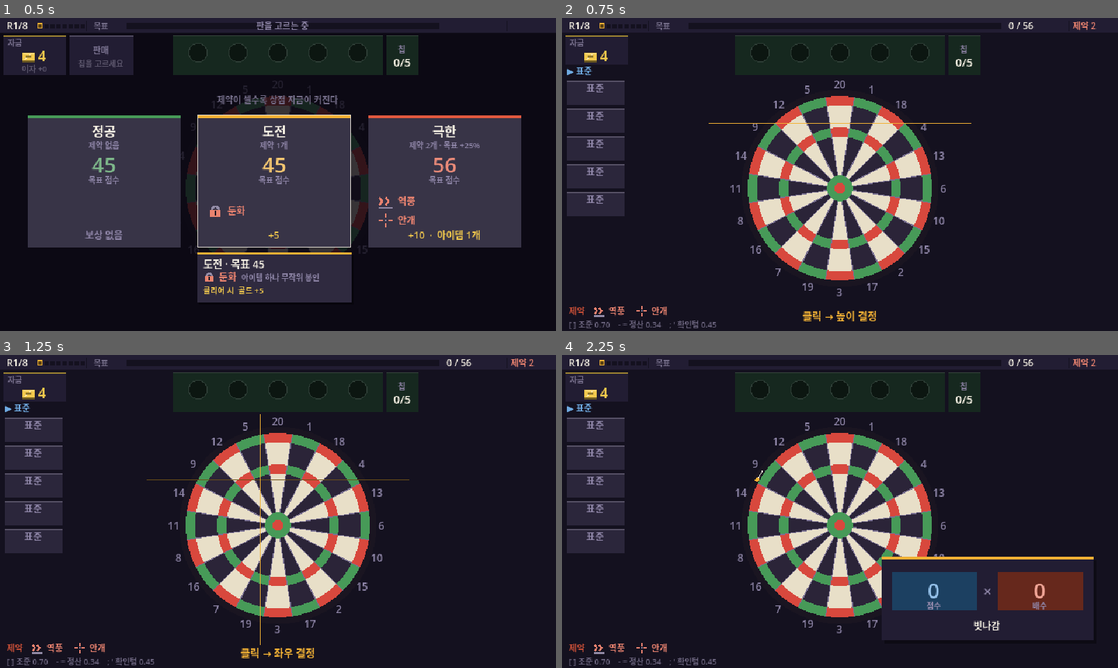
Above: before the commit, frames 1-4 (two rows, left to right).
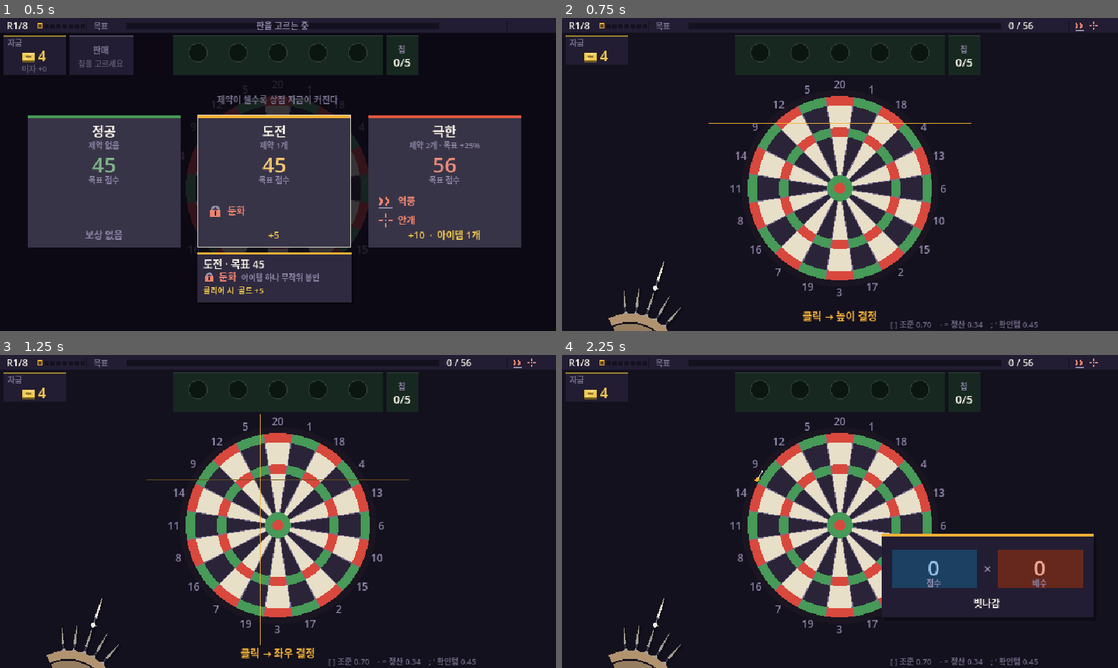
Above: after the commit, the same moments.

Repository: GGbong69/test-03
Game: Godot game, scene res://scenes/main.tscn
Two runs of this game, one before a commit and one after it. Both use one fixed random seed, a clock stepped at 60 frames per second and the inputs below.
Inputs (mouse positions are in pixels of both pictures, inside the frame that each line leads up to):
- Up to frame 1 (0.5 s): no input
- Up to frame 2 (0.75 s): tap Enter at 0.5 s; move the mouse to (962, 158) at 0.52 s; click (962, 158) at 0.67 s
- Up to frame 3 (1.25 s): tap Space at 0.77 s
- Up to frame 4 (2.25 s): move the mouse to (728, 527) at 1.27 s; click (728, 527) at 1.42 s; tap Space at 1.52 s; move the mouse to (895, 442) at 2.02 s; click (895, 442) at 2.17 s

Frame 1 is identical in both runs. In frame 2, 5.3% of the frame differs, in the area x 0-97%, y 1-100%; in frame 3, 5.3%; in frame 4, 11%.

Commit message:
탄창을 세로 패널에서 쥔 손 부채로 바꾼다
다트가 "표준" 이라는 글자로만 서 있어서 무엇인지 알 수 없었다.
패널을 없애고 실제 다트 선수가 하는 것을 그대로 둔다 — 남은 다트를
반대쪽 손에 부채로 쥔다.

남은 개수를 숫자도 슬롯도 아닌 손의 무게가 말한다. 던지면 손에서
하나가 빠진다. 자원 표시가 UI 가 아니라 물건이 된다.

손 전체를 도형으로 그리지 않는다. 손등 하나와 부채 중심을 도는 띠 셋만
그린다 — 다트 위를 가로지르는 손가락이 보이면 쥔 것으로 읽히고,
손 모양을 다 그리려 들면 못 그린 손이 된다.

지금 던지는 다트는 부채에서 빠져나와 앞에 따로 선다. "▶ 표준" 이라
적던 자리를 물건 자체로 바꾼 것이다.

히트 상자는 뽑히기 전 자리에 고정한다. 그리는 자리를 따라가면 커서를
올린 순간 표적이 도망가 다시 잡아야 한다. 칩 랙에서 한 번 밟은
함정이라 여기서는 처음부터 갈라 뒀다.

_mag_rect 를 _grip_pose(i).hit 한 줄로 만들어 소비자 다섯(그리기 ·
_click · _tip_hit · _tip_build · _auto_step)이 전부 새 자세를 따라오게
한다. 다섯 곳을 개별로 고치지 않는다.

자리를 비우느라 같이 옮긴 것
  상단바의 "제약 2" 글자를 제약 아이콘으로. 무엇이 걸렸는지까지
    보이므로 담는 정보가 오히려 늘었다.
  하단 좌측의 제약 줄 삭제 — 상단바와 중복이었고 손 자리였다.
  디버그 줄을 오른쪽으로.
  점수 카드의 아래쪽 자리를 232 → 206. 왼쪽 x82 는 옛 세로 탄창을
    피하려던 값인데 이제 그 자리에 손이 있다. 가로로 못 피하므로
    세로로 피한다.

_dart_tag 는 소비자가 사라져 죽은 코드가 되어 지웠다.

검증: 파싱 통과 · 헤드리스 오토플레이 완주 · 프레임 육안 확인.

Co-Authored-By: Claude Opus 5 <noreply@anthropic.com>

Diff:
--- a/scripts/game.gd
+++ b/scripts/game.gd
@@ -860,6 +860,21 @@
 		sell_t += d
 		if not _can_sell() or sell_sel >= owned.size():
 			sell_sel = -1
+	# 쥔 손 — 커서가 올라간 다트만 뽑힌다.
+	# 히트는 뽑히기 전 자리(_grip_pose 의 hit)로 하므로 표적이 안 도망간다.
+	if grip_hov.size() != remaining.size():
+		grip_hov.resize(remaining.size())
+		grip_hov.fill(0.0)
+	var gi := -1
+	if state == S.PICK:
+		var gm := get_local_mouse_position()
+		for i in remaining.size():
+			# 뒤에 그려진 것이 위에 있다. 마지막 명중을 택해 그리기 순서와 맞춘다.
+			if _grip_pose(i).hit.has_point(gm):
+				gi = i
+	for i in grip_hov.size():
+		grip_hov[i] = move_toward(grip_hov[i], 1.0 if i == gi else 0.0, d * 7.0)
+
 	_tip_update(d)
 	queue_redraw()
 
@@ -1179,7 +1194,7 @@
 	queue.clear()
 
 	card_side = -1 if aim.x > BC.x else 1
-	card_y = 232.0 if aim.y < BC.y else 74.0
+	card_y = 206.0 if aim.y < BC.y else 74.0
 	card_target = 1.0
 
 	var fired := []
@@ -1292,8 +1307,31 @@
 	return Rect2(Vector2(32.0 + i * 196.0, 112.0), Vector2(176.0, 152.0))
 
 
+# 부채에서 i 번 다트가 어디에 어떻게 놓이는가.
+# 그리기와 잡기가 같은 함수를 본다 — 갈라지면 보이는 곳과 눌리는 곳이 어긋난다.
+func _grip_pose(i: int) -> Dictionary:
+	var n: int = maxi(remaining.size(), 1)
+	var st: float = minf(GRIP.step, GRIP.span / float(maxi(n - 1, 1)))
+	var th: float = GRIP.mid + (float(i) - float(n - 1) * 0.5) * st
+	var u := Vector2(sin(th), -cos(th))
+	var base: Vector2 = Vector2(GRIP.px, GRIP.py) + u * GRIP.arc
+	var lf: float = GRIP.lift * (grip_hov[i] if i < grip_hov.size() else 0.0)
+	return {
+		"c": base + u * lf,
+		"rot": th - GRIP.ang,
+		"th": th,
+		# 히트 상자는 뽑히기 전 자리에 고정한다. 그리는 자리를 따라가면
+		# 커서를 올린 순간 표적이 도망가 다시 잡아야 한다 —
+		# 칩 랙에서 이미 한 번 밟은 함정이라 여기서는 처음부터 갈라 둔다.
+		"hit": Rect2(base - Vector2(GRIP.hit, GRIP.hit),
+				Vector2(GRIP.hit * 2.0, GRIP.hit * 2.0)),
+	}
+
+
+# 소비자 다섯(그리기 · _click · _tip_hit · _tip_build · _auto_step)이 전부
+# 이 한 줄을 통해 새 자세를 따라온다. 다섯 곳을 개별로 고치지 않는다.
 func _mag_rect(i: int) -> Rect2:
-	return Rect2(Vector2(6.0, 72.0 + i * 32.0), Vector2(66.0, 28.0))
+	return _grip_pose(i).hit
 
 
 func _reroll_rect() -> Rect2:
@@ -1361,7 +1399,7 @@
 		_panel_draw()
 		_cap_draw()
 		if _is_play():
-			_draw_magazine()
+			_grip_draw()
 	# 판매 팝업이 스크림(알파 0.94) 밑에 깔리면 안 보인다 — 판 다음에 그린다.
 	_draw_pops()
 
@@ -1450,44 +1488,46 @@
 		draw_line(BC + dir * dist, BC + dir * (dist + s.len), cs, 1.5)
 
 
-func _draw_magazine() -> void:
-	if state == S.CLEAR or state == S.SHOP or state == S.OVER:
+func _grip_draw() -> void:
+	if state == S.CLEAR or state == S.SHOP or state == S.STAGE or state == S.OVER:
 		return
-
+	var n := remaining.size()
+	var p := Vector2(GRIP.px, GRIP.py)
 	var picking := state == S.PICK
-	var head := "탄창 — 고르세요"
-	if not picking:
-		head = "▶ " + (cur_dart.n if not cur_dart.is_empty() else "표준")
-	# baseline 65 — 플레이 중 자금판은 y54 에서 끝난다. 62 는 판 안이었다.
-	draw_string(font, Vector2(6, 65), head,
-			HORIZONTAL_ALIGNMENT_LEFT, -1, 10, C_ACC if picking else C_CHIP.lightened(0.25))
-
-	for i in remaining.size():
-		var r := _mag_rect(i)
-		var d: Dictionary = remaining[i]
-		var special: bool = d.id != "std"
-		var body: Color = C_PANEL.lightened(0.16 if picking else 0.04)
-		draw_rect(r, body)
-		draw_rect(Rect2(r.position, Vector2(r.size.x, 2)),
-				C_CHIP.lightened(0.2) if special else C_DIM.darkened(0.4))
-		draw_string(font, r.position + Vector2(0, 13), d.n,
-				HORIZONTAL_ALIGNMENT_CENTER, r.size.x, 11,
-				C_TXT if picking else C_DIM)
-		if special:
-			draw_string(font, r.position + Vector2(0, 24), _dart_tag(d),
-					HORIZONTAL_ALIGNMENT_CENTER, r.size.x, 8, C_DIM)
-
-
-func _dart_tag(d: Dictionary) -> String:
-	if d.get("pierce", false):
-		return "양옆 절반"
-	if d.get("magnet", 0.0) > 0.0:
-		return "중심 당김"
-	if d.gauge < 1.0:
-		return "느림 · 배수-1"
-	if d.gauge > 1.0:
-		return "빠름 · 배수+3"
-	return ""
+
+	# 손등 — 부채 뒤에 깔린다. 화면 밖으로 잘려 손목이 안 보인다.
+	draw_circle(p + Vector2(0.0, 6.0), 36.0, C_SKIN.darkened(0.42))
+
+	# 다트. 커서가 올라간 것을 맨 나중에 그려 위로 올린다.
+	var hov := -1
+	for i in n:
+		if i < grip_hov.size() and grip_hov[i] > 0.5:
+			hov = i
+	for i in n:
+		if i == hov:
+			continue
+		var ps := _grip_pose(i)
+		_icon_dart(ps.c, GRIP.dl, remaining[i].id, 0.0 if picking else 0.34, ps.rot, 1.0)
+	if hov >= 0:
+		var ph := _grip_pose(hov)
+		_icon_dart(ph.c, GRIP.dl + 1.0, remaining[hov].id, 0.0, ph.rot, 1.0)
+
+	# 손가락 — 부채 중심을 도는 띠 셋이 다트 위를 가로지른다.
+	# 손 전체를 도형으로 그리면 못 그린 손이 되고, 손가락만 그리면 쥔 것이 읽힌다.
+	if n > 0:
+		var st: float = minf(GRIP.step, GRIP.span / float(maxi(n - 1, 1)))
+		var half: float = float(n - 1) * 0.5 * st + 0.34
+		for k in 3:
+			var rr: float = GRIP.arc - 19.0 - float(k) * 11.0
+			draw_arc(p, rr, GRIP.mid - half - PI * 0.5, GRIP.mid + half - PI * 0.5,
+					16, C_SKIN.darkened(0.08 + float(k) * 0.14), 9.5 - float(k) * 0.7)
+
+	# 지금 던지는 다트는 손에서 빠져나와 부채 앞에 따로 선다.
+	# 글자로 "▶ 표준" 이라 적던 자리를 물건 자체로 바꾼다.
+	if not picking and not cur_dart.is_empty():
+		var u := Vector2(sin(GRIP.mid), -cos(GRIP.mid))
+		_icon_dart(p + u * (GRIP.arc + 36.0), GRIP.dl + 2.0,
+				String(cur_dart.id), 0.0, GRIP.mid - GRIP.ang, 1.0)
 
 
 func _draw_darts() -> void:
@@ -1559,8 +1599,11 @@
 	# 3칸 x[584,640] — 이번 판 제약 수. 이름 전체는 하단 y341 줄이 갖는다.
 	# active_mods 는 _pick_stage 에서만 갈리므로 SHOP 에는 지난 판 값이 남는다.
 	if _is_play() and not active_mods.is_empty():
-		draw_string(font, Vector2(LAY.bar_mod, 13.0), "제약 %d" % active_mods.size(),
-				HORIZONTAL_ALIGNMENT_LEFT, -1, 10, C_MULT.lightened(0.25))
+		# 숫자 대신 아이콘. 하단의 제약 줄을 지웠으므로 여기가 유일한 상시 표기다.
+		# 무엇이 걸렸는지까지 보이므로 "제약 2" 보다 담는 정보가 오히려 많다.
+		for k in mini(active_mods.size(), 3):
+			_icon_modifier(Vector2(LAY.bar_mod + 8.0 + float(k) * 16.0, 9.0),
+					6.0, active_mods[k].id, 0.0)
 
 
 # ── 자금 ──────────────────────────────────────────────────
@@ -1660,6 +1703,26 @@
 ]
 const CHIP_SPOTS := [3, 6, 8]
 const C_FELT := Color("16281f")
+const C_SKIN := Color("c2a07a")
+
+# 쥔 손 — 남은 다트를 부채로 쥐고 있다.
+#  실제 다트 선수는 남은 다트를 반대쪽 손에 쥔다. 그걸 그대로 둔다.
+#  남은 개수를 숫자나 슬롯이 아니라 손의 무게가 말한다.
+#  중심이 화면 아래 밖이라 부채가 화면 하단에서 올라오는 것으로 읽힌다.
+const GRIP := {
+	"px": 78.0, "py": 400.0,   # 부채 중심 (화면 밖)
+	"arc": 74.0,               # 중심에서 다트 중심까지
+	"mid": 0.32,               # 부채가 향하는 각 (위에서 오른쪽으로, 라디안)
+	"span": 0.95,              # 최대 벌림 — 몇 자루든 이보다 안 벌어진다.
+	                           # 넓으면 끝 다트가 화면 아래로 눕는다.
+	"step": 0.20,              # 다트 사이 최대 각
+	"dl": 18.0,                # 다트 반길이
+	"lift": 9.0,               # 커서를 올린 다트가 뽑혀 나오는 거리
+	"hit": 12.0,               # 잡기 반경
+	"ang": 0.5404,             # _icon_dart 가 이미 기울어 있는 각 = atan2(6, 10)
+}
+
+var grip_hov := []              # 다트별 뽑힘 정도 0~1
 
 var slot_hot := []              # 발동 후 이름을 띄우는 잔여 시간
 
@@ -4053,22 +4116,8 @@
 	if hint != "":
 		draw_string(font, Vector2(0, 348), hint,
 				HORIZONTAL_ALIGNMENT_CENTER, VIEW.x, 12, C_ACC)
-	if not active_mods.is_empty():
-		# baseline 을 334 → 341 로 내린다. 진짜 이웃은 힌트 줄(가운데 정렬이라
-		# 가로로 안 만난다)이 아니라 점수 카드다 — card_y=232 + CARD_H=96 =
-		# 바닥 328 이고 card_side<0 이면 x 82~326 을 덮는다. 334 짜리 10pt 는
-		# 지금도 캡 상단이 ~326 이라 카드 안으로 들어가 있었다.
-		var mx := 8.0
-		draw_string(font, Vector2(mx, 341), "제약",
-				HORIZONTAL_ALIGNMENT_LEFT, -1, 10, C_MULT.darkened(0.15))
-		mx += font.get_string_size("제약", HORIZONTAL_ALIGNMENT_LEFT, -1, 10).x + 9.0
-		for m in active_mods:
-			_icon_modifier(Vector2(mx + 7.0, 337.0), 7.0, m.id, 0.0)
-			mx += 18.0
-			draw_string(font, Vector2(mx, 341), m.n,
-					HORIZONTAL_ALIGNMENT_LEFT, -1, 10, C_MULT.lightened(0.25))
-			mx += font.get_string_size(m.n, HORIZONTAL_ALIGNMENT_LEFT, -1, 10).x + 12.0
-
-	draw_string(font, Vector2(8, 356), "[ ] 조준 %.2f    - = 정산 %.2f    ; ' 확인텀 %.2f"
+
+	# 손 부채가 하단 좌측을 쓰므로 오른쪽으로 비킨다.
+	draw_string(font, Vector2(VIEW.x - 262.0, 356), "[ ] 조준 %.2f    - = 정산 %.2f    ; ' 확인텀 %.2f"
 			% [gauge_speed, beat, confirm_hold], HORIZONTAL_ALIGNMENT_LEFT, -1, 9,
 			C_DIM.darkened(0.25))
